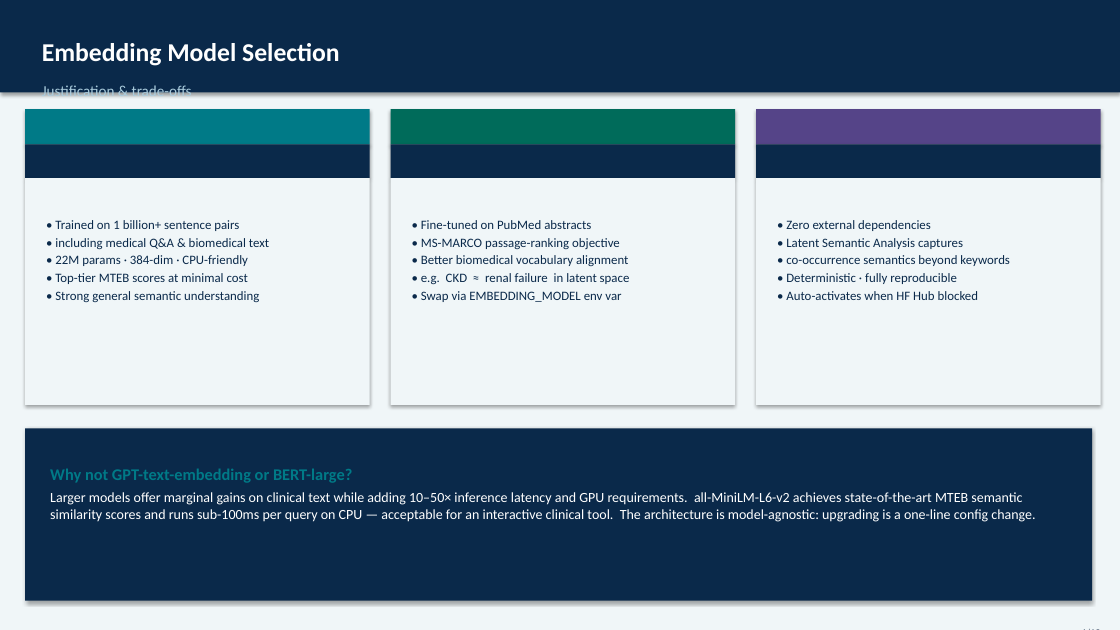
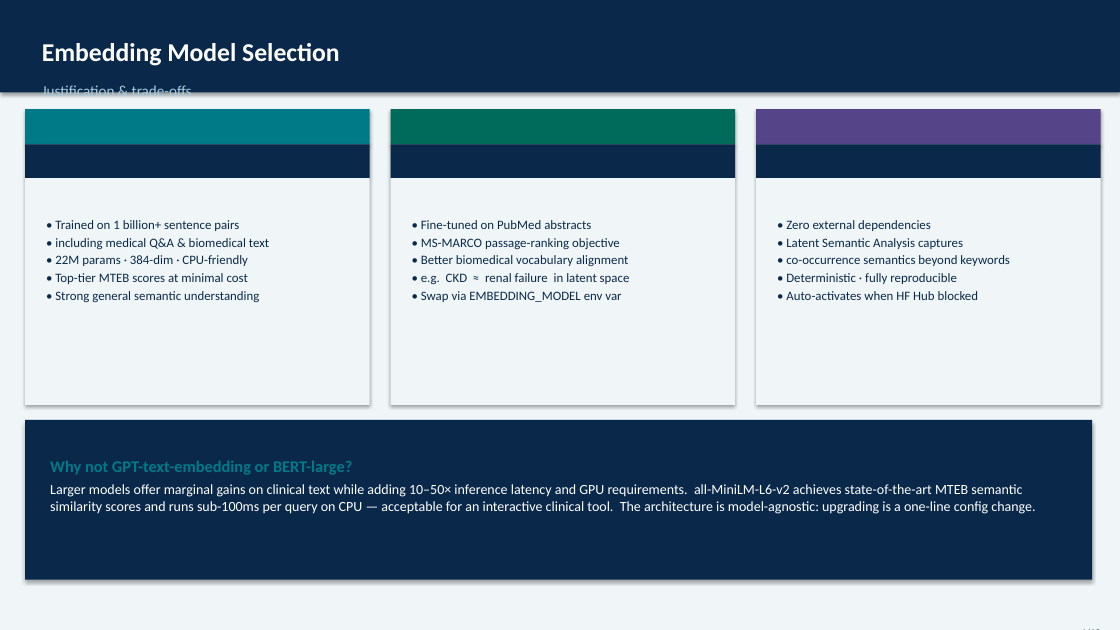
Before and after one commit to skunpoj/clinic, a slide deck: slide 4 of Clinical_Note_Retrieval_System.pptx. Drawn at 1120x630 pixels with LibreOffice and Linux fonts; fonts in the diff are those of the drawing. Boxes give left, top, right and bottom in pixels: in the first picture for what was removed or moved away, otherwise in the second. Text is boxed around its words. In the diff, an @@ line names an element or a change of style, - is before the commit and + after.

```diff
--- a/Clinical_Note_Retrieval_System.pptx
+++ b/Clinical_Note_Retrieval_System.pptx
@@ rectangle: place and size @@
-rectangle at (25, 429, 1092, 601)
+rectangle at (25, 420, 1092, 580)
@@ text "Why not GPT-text-embedding or BERT-large?": place and size @@
-text "Why not GPT-text-embedding or BERT-large?" at (50, 469, 1035, 522)
+text "Why not GPT-text-embedding or BERT-large?" at (50, 461, 1035, 514)
```
Also in this commit, not shown: 7 other slides changed, 3 other files.
